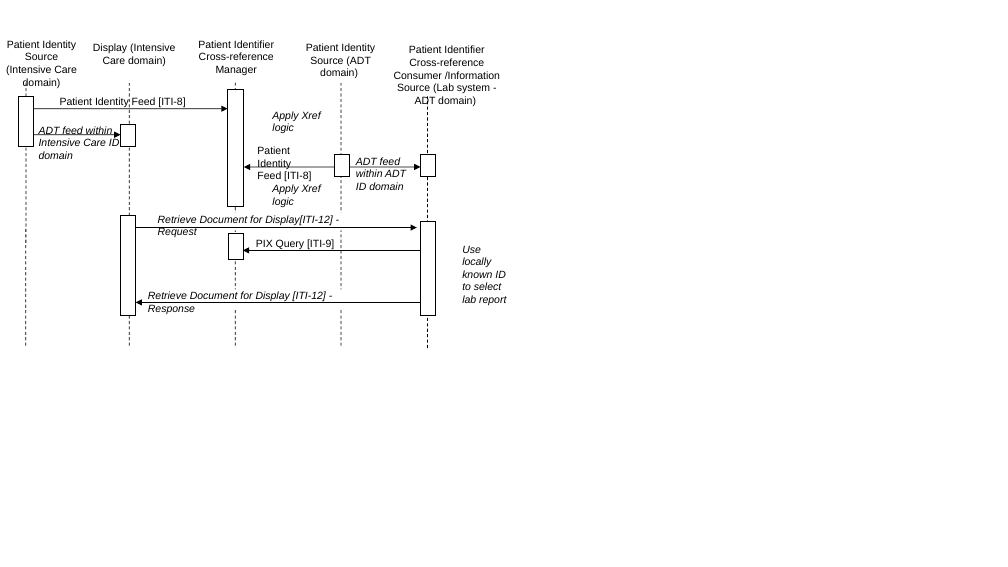
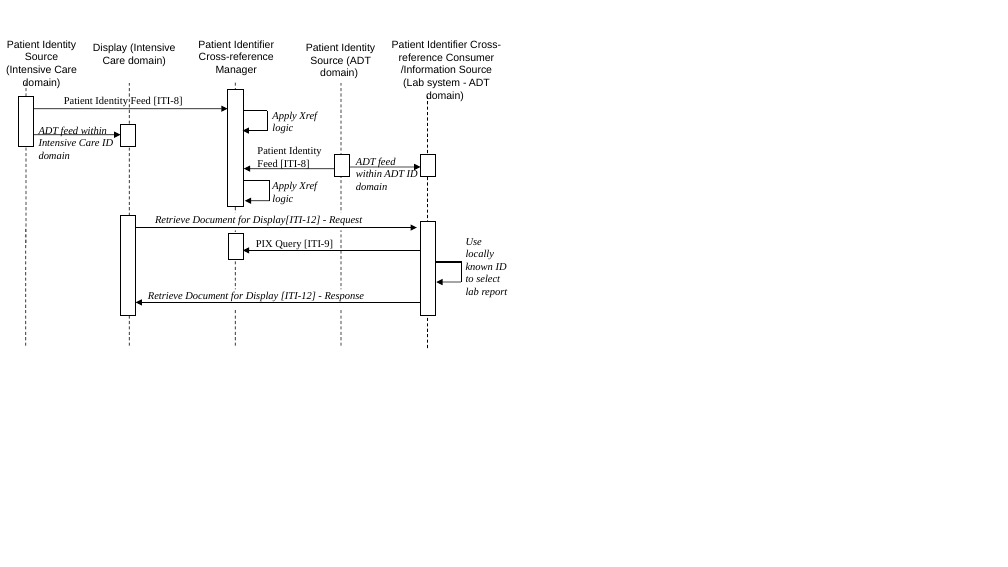
Before and after one commit to IHE/publications, a slide deck: slide 1 of ITI/TF/Volume1/media/Figure_5.3-1.pptx. Drawn at 1008x567 pixels with LibreOffice and Linux fonts; fonts in the diff are those of the drawing. Boxes give left, top, right and bottom in pixels: in the first picture for what was removed or moved away, otherwise in the second. Text is boxed around its words. In the diff, an @@ line names an element or a change of style, - is before the commit and + after.

```diff
--- a/ITI/TF/Volume1/media/Figure_5.3-1.pptx
+++ b/ITI/TF/Volume1/media/Figure_5.3-1.pptx
@@ text "Patient Identifier Cross-reference Consumer /Information ...": place and size @@
-text "Patient Identifier Cross-reference Consumer /Information ..." at <box>394,45,500,107</box>
+text "Patient Identifier Cross-reference Consumer /Information ..." at <box>392,40,501,102</box>
@@ line added from (267, 110) to (243, 110), #000000 1 pt @@
@@ line added from (267, 110) to (267, 131), #000000 1 pt @@
@@ arrow added from (267, 131) to (243, 131), #000000 0.75 pt @@
@@ line added from (270, 181) to (243, 181), #000000 1 pt @@
@@ arrow added from (270, 201) to (245, 201), #000000 0.75 pt @@
@@ line added from (270, 181) to (270, 201), #000000 1 pt @@
@@ font Arial to Times New Roman in 10 elements at <box>256,240,333,251</box>, <box>272,111,317,134</box>, <box>257,146,322,169</box>, <box>39,126,113,159</box>, <box>356,157,418,190</box>, <box>148,290,374,309</box>, <box>155,215,362,226</box>, <box>272,181,317,205</box>, <box>64,97,183,107</box>, <box>466,238,508,298</box> @@
@@ text "Use locally known ID to ...": place and size @@
-text "Use locally known ID to ..." at <box>462,245,506,305</box>
+text "Use locally known ID to ..." at <box>466,238,508,298</box>
@@ line added from (462, 262) to (435, 262), #000000 1 pt @@
@@ line added from (462, 262) to (462, 282), #000000 1 pt @@
@@ arrow added from (461, 282) to (436, 282), #000000 0.75 pt @@
```
Also in this commit, not shown: 1 other file.
